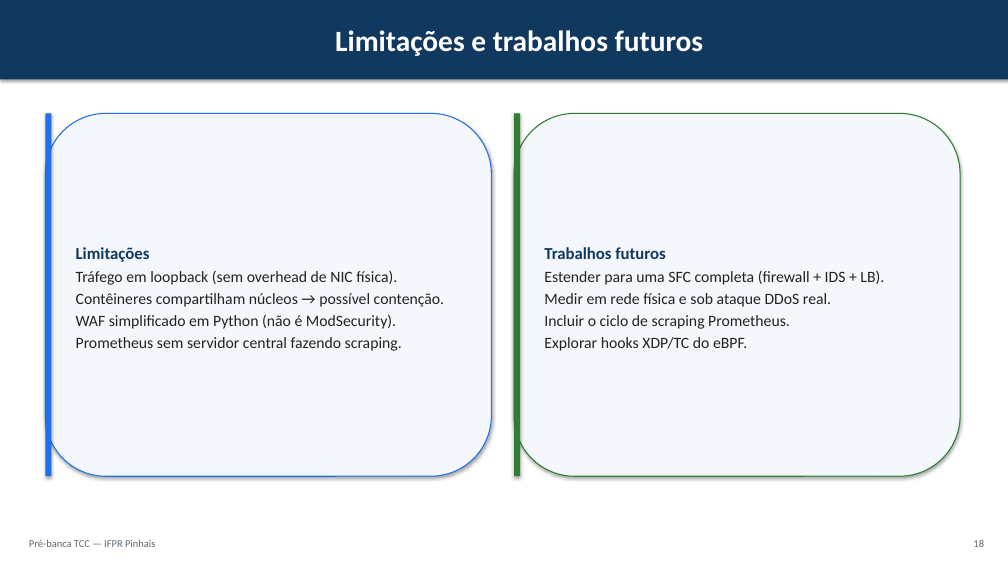
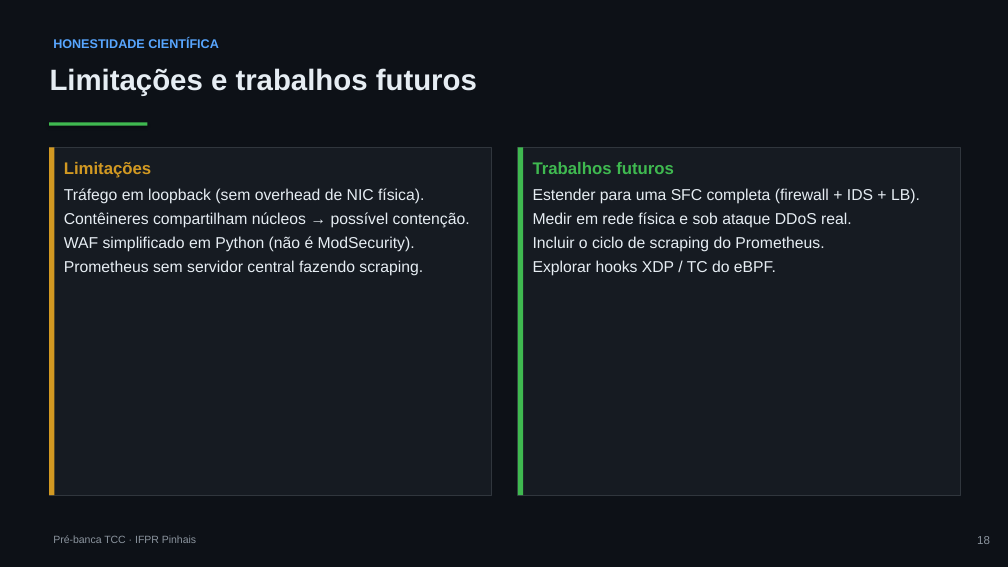
Before and after one commit to joaopedroplinta/vnf-monitoring-benchmark, a slide deck: slide 18 of docs/apresentacao/apresentacao_tcc.pptx. Drawn at 1008x567 pixels with LibreOffice and Linux fonts; fonts in the diff are those of the drawing. Boxes give left, top, right and bottom in pixels: in the first picture for what was removed or moved away, otherwise in the second. Text is boxed around its words. In the diff, an @@ line names an element or a change of style, - is before the commit and + after.

Commit message:
docs: redesenhar slides da pre-banca com tema escuro
Aplica tema escuro tech (fundo grafite, acentos neon verde/azul/laranja)
no gerador PPTX e no HTML reveal.js. Corrige sobreposicoes trocando a
fonte para Arial e ligando auto-ajuste de texto nas caixas. Aperta
fontes e espacamentos no HTML para o conteudo caber sem corte na altura
fixa do slide.

```diff
--- a/docs/apresentacao/apresentacao_tcc.pptx
+++ b/docs/apresentacao/apresentacao_tcc.pptx
@@ background #FFFFFF to #0D1117 @@
@@ text "Limitações e trabalhos futuros": place and size @@
-text "Limitações e trabalhos futuros" at box(0, 0, 1008, 79)
+text "Limitações e trabalhos futuros" at box(50, 68, 477, 96)
@@ text "Limitações e trabalhos futuros" at box(50, 68, 477, 96): font Calibri to Arial, text colour #FFFFFF to #E6EDF3; alignment centre to left; more space between paragraphs; vertical alignment middle to top; fill #11385F to none; shadow off @@
@@ text added at box(53, 38, 219, 48), 12 pt, text #58A6FF, bold @@
+HONESTIDADE CIENTÍFICA
@@ rectangle removed at box(45, 113, 51, 476) @@
@@ rectangle "Limitações": place and size @@
-rectangle "Limitações" at box(45, 113, 492, 476)
+rectangle "Limitações" at box(49, 147, 492, 495)
@@ rectangle "Limitações" at box(49, 147, 492, 495): font Calibri to Arial, text colour #222222 to #E6EDF3; text colour #11385F to #D29922 in "Limitações"; more space between paragraphs; vertical alignment middle to top; rounded rectangle to rectangle; fill #F4F7FB to #161B22; outline #1F6FEB 1 pt to #30363D 0.75 pt; shadow off @@
@@ rectangle: place and size @@
-rectangle at box(514, 113, 520, 476)
+rectangle at box(49, 147, 54, 495)
@@ rectangle at box(49, 147, 54, 495): fill #2E7D32 to #D29922; shadow off @@
@@ rectangle added at box(49, 123, 147, 126), fill #3FB950 @@
@@ rectangle "Trabalhos futuros": place and size @@
-rectangle "Trabalhos futuros" at box(514, 113, 960, 476)
+rectangle "Trabalhos futuros" at box(518, 147, 960, 495)
@@ rectangle "Trabalhos futuros" at box(518, 147, 960, 495): vertical alignment middle to top; rounded rectangle to rectangle; fill #F4F7FB to #161B22; outline #2E7D32 1 pt to #30363D 0.75 pt; shadow off @@
@@ rectangle added at box(518, 147, 523, 495), fill #3FB950 @@
@@ text in rectangle at box(533, 162, 920, 228): font Calibri to Arial in "Trabalhos futuros", "Estender para uma SFC completa (firewall + ...", "Medir em rede física e sob ataque ..."; text colour #11385F to #3FB950 in "Trabalhos futuros"; text colour #222222 to #E6EDF3 in "Estender para uma SFC completa (firewall + ...", "Medir em rede física e sob ataque ..."; more space between paragraphs @@
@@ text in rectangle at box(533, 236, 824, 276): text changed; font Calibri to Arial; text colour #222222 to #E6EDF3 @@
-Incluir o ciclo de scraping Prometheus.
-Explorar hooks XDP/TC do eBPF.
+Incluir o ciclo de scraping do Prometheus.
+Explorar hooks XDP / TC do eBPF.
@@ text at box(53, 535, 196, 543): text changed; font Calibri to Arial; text colour #5B6770 to #8B949E @@
-Pré-banca TCC — IFPR Pinhais
+Pré-banca TCC · IFPR Pinhais
@@ text "18" at box(977, 536, 990, 544): size 10 to 11 pt, font Calibri to Arial, text colour #5B6770 to #8B949E @@
```
Also in this commit, not shown: 18 other slides changed, 2 other files.
